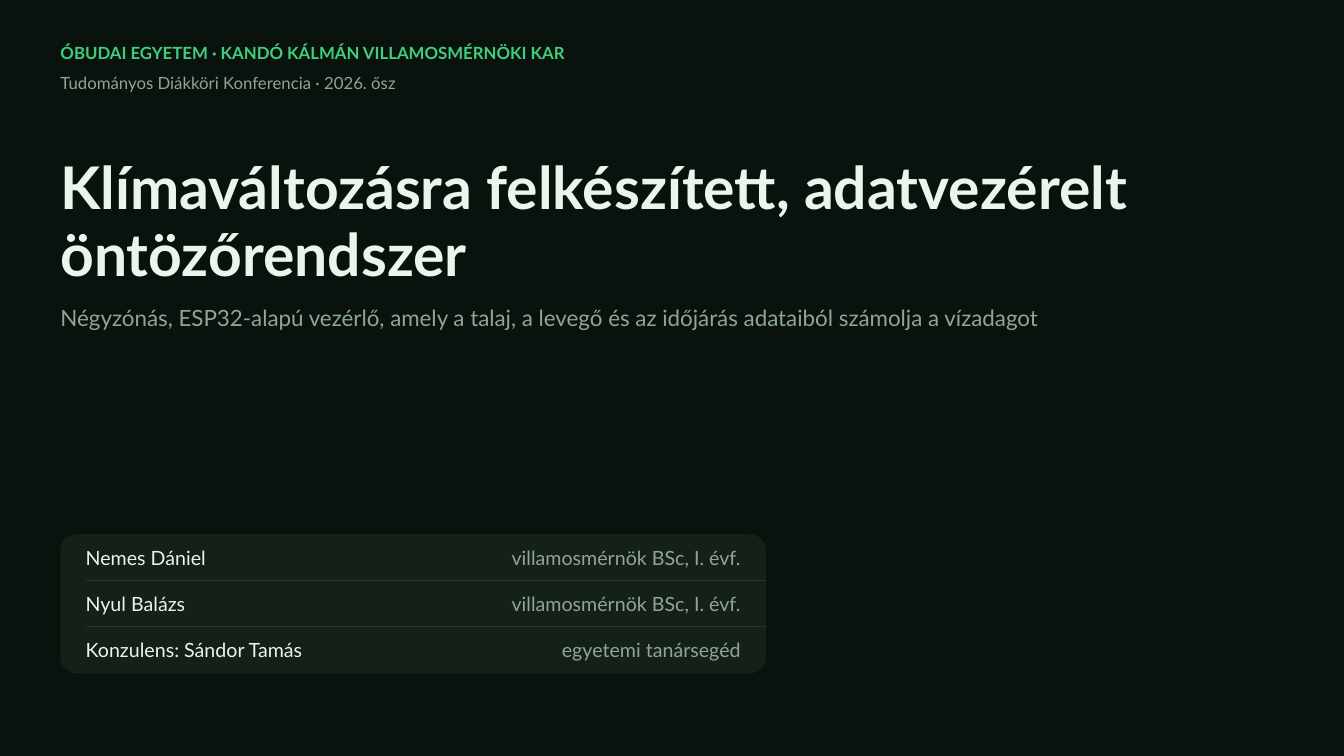
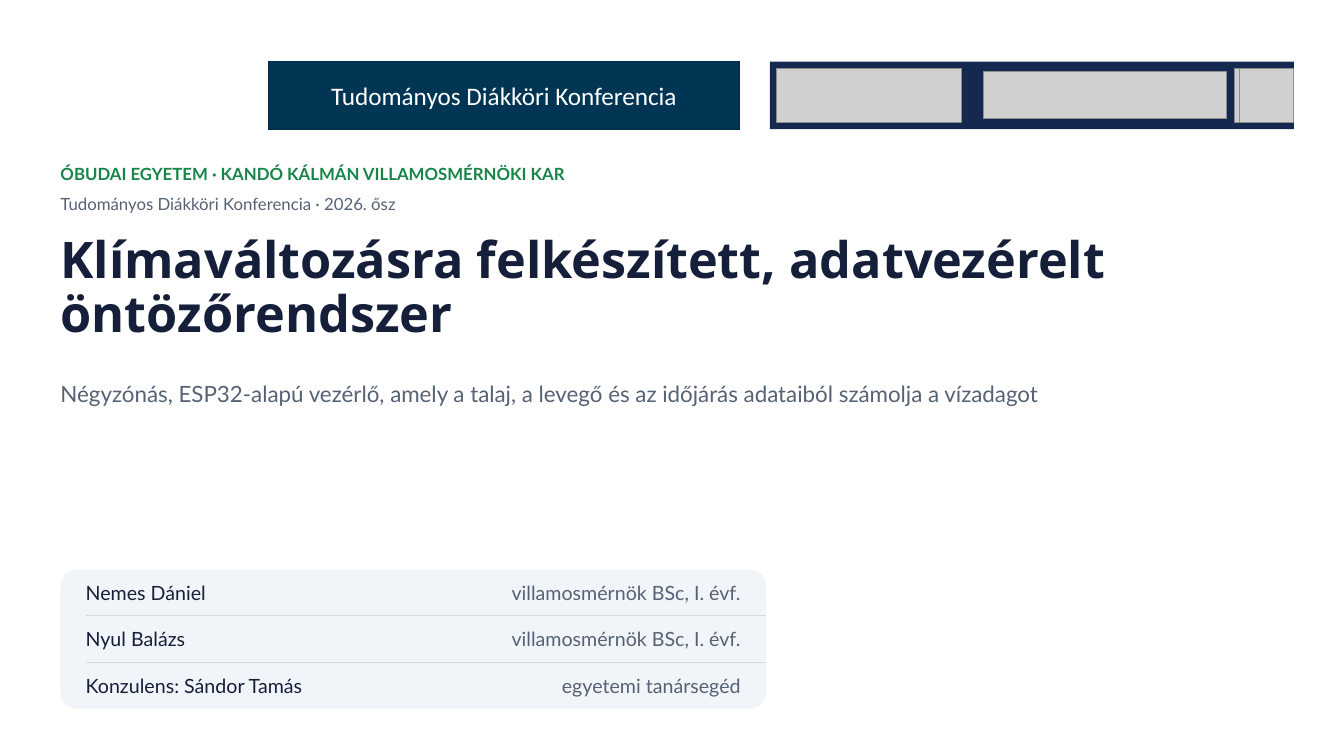
Before and after one commit to CITROMOSEPER/4-zone-irrigation-system-2026-TDK-Project, a slide deck: slide 1 of TDK_prezentacio_ND_NyB.pptx. Drawn at 1344x756 pixels with LibreOffice and Linux fonts; fonts in the diff are those of the drawing; grey boxes stand for pictures; background and template pictures are left out. Boxes give left, top, right and bottom in pixels: in the first picture for what was removed or moved away, otherwise in the second. Text is boxed around its words. In the diff, an @@ line names an element or a change of style, - is before the commit and + after.

```diff
--- a/TDK_prezentacio_ND_NyB.pptx
+++ b/TDK_prezentacio_ND_NyB.pptx
@@ background #0A120D to #FFFFFF at 36% opacity @@
@@ rectangle added at [269,62,740,129], fill #003654, outline #002F4A 1 pt, 18 pt, text #FFFFFF @@
+Tudományos Diákköri Konferencia
@@ rectangle added at [770,62,1295,129], fill #152950 @@
@@ picture added at [776,69,962,122] @@
@@ picture added at [983,72,1226,119] @@
@@ picture added at [1234,69,1288,122] @@
@@ picture added at [1240,69,1294,122] @@
@@ text "ÓBUDAI EGYETEM · KANDÓ KÁLMÁN ...": place and size @@
-text "ÓBUDAI EGYETEM · KANDÓ KÁLMÁN ..." at [60,45,565,59]
+text "ÓBUDAI EGYETEM · KANDÓ KÁLMÁN ..." at [60,166,565,180]
@@ text "ÓBUDAI EGYETEM · KANDÓ KÁLMÁN ..." at [60,166,565,180]: text colour #3FCF7C to #178548 @@
@@ text colour #8EA697 to #566275 in 5 elements at [512,585,740,602], [562,678,741,697], [60,385,1038,406], [512,631,740,648], [60,197,395,213] @@
@@ text "Tudományos Diákköri Konferencia · 2026. ...": place and size @@
-text "Tudományos Diákköri Konferencia · 2026. ..." at [60,76,395,92]
+text "Tudományos Diákköri Konferencia · 2026. ..." at [60,197,395,213]
@@ text "Klímaváltozásra felkészített, adatvezérelt öntözőrendszer": place and size @@
-text "Klímaváltozásra felkészített, adatvezérelt öntözőrendszer" at [60,165,1127,277]
+text "Klímaváltozásra felkészített, adatvezérelt öntözőrendszer" at [60,239,1105,333]
@@ text "Klímaváltozásra felkészített, adatvezérelt öntözőrendszer" at [60,239,1105,333]: size 42 to 36 pt, font Lato to Open Sans, text colour #E9F5ED to #151F39; line spacing 0.95 to 0.9; more space between paragraphs @@
@@ text "Négyzónás, ESP32-alapú vezérlő, amely a ...": place and size @@
-text "Négyzónás, ESP32-alapú vezérlő, amely a ..." at [60,309,1038,330]
+text "Négyzónás, ESP32-alapú vezérlő, amely a ..." at [60,385,1038,406]
@@ 4 texts, 1 rounded rectangle: place and size @@
-4 texts, 1 rounded rectangle at [60,534,766,674]
+4 texts, 1 rounded rectangle at [60,570,766,709]
@@ rounded rectangle at [60,570,766,709]: fill #152019 to #F1F4F8 @@
@@ text "villamosmérnök BSc, I. évf.": place and size @@
-text "villamosmérnök BSc, I. évf." at [512,596,740,613]
+text "villamosmérnök BSc, I. évf." at [512,585,740,602]
@@ line moved from (86, 627) - (766, 627) to (86, 616) - (766, 616) @@
@@ line (86, 616) - (766, 616): stroke #2B352F 0.75 pt to #D5DBE3 0.75 pt @@
@@ text "villamosmérnök BSc, I. évf.": place and size @@
-text "villamosmérnök BSc, I. évf." at [512,550,740,567]
+text "villamosmérnök BSc, I. évf." at [512,631,740,648]
@@ text colour #E9F5ED to #151F39 in 3 elements at [86,585,206,600], [86,631,185,650], [86,678,302,693] @@
@@ line moved from (86, 581) - (766, 581) to (86, 662) - (766, 662) @@
@@ line (86, 662) - (766, 662): stroke #2B352F 0.75 pt to #D5DBE3 0.75 pt @@
```
Also in this commit, not shown: 12 other slides changed, 1 slide added, 3 other files.
